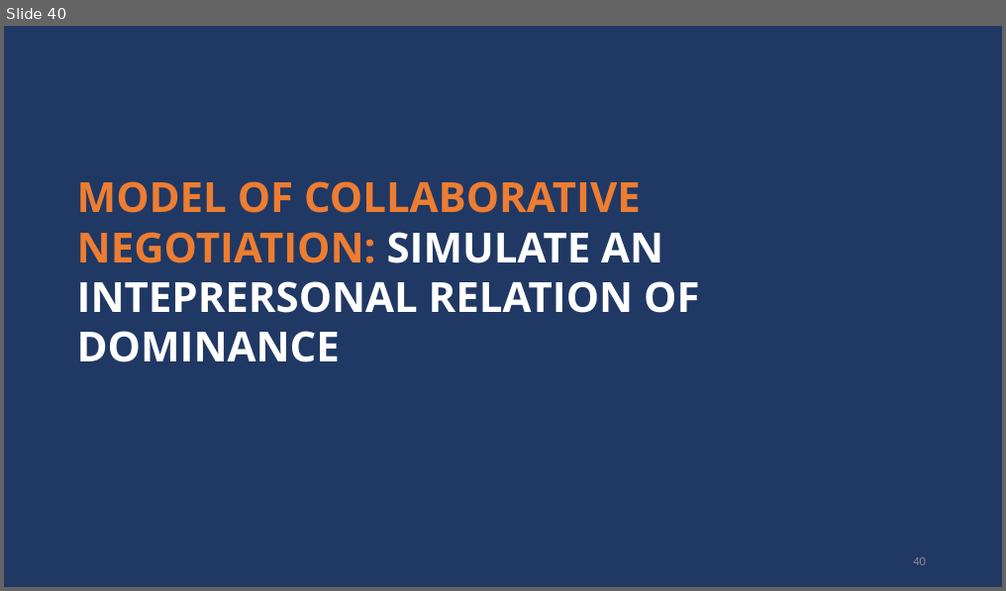
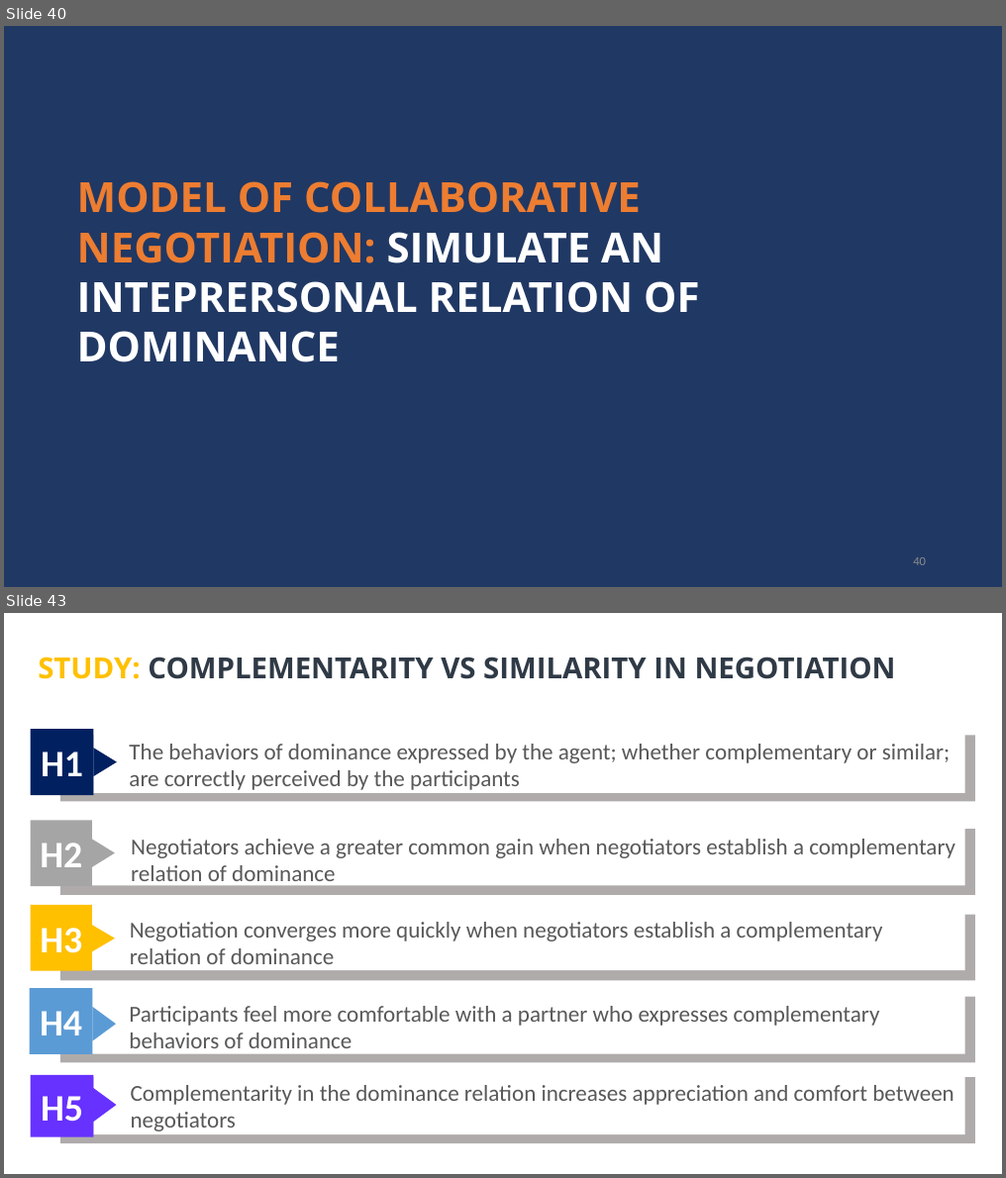
Before and after one commit to Olydia/Discolog, a slide deck: thesis_v2/presentation/thses.pptx. Shown one above the other, each under a label of ours: slide 40 before the commit, slides 40 and 43 after it; the slides between them are not shown. The pictures are 1006x591 and 1006x1178 pixels, drawn with LibreOffice and Linux fonts; fonts in the diff are those of the drawing. Boxes give left, top, right and bottom in pixels: in the first picture for what was removed or moved away, otherwise in the second. Text is boxed around its words. In the diff, an @@ line names an element or a change of style, - is before the commit and + after.

```diff
--- a/thesis_v2/presentation/thses.pptx
+++ b/thesis_v2/presentation/thses.pptx
@@ slide 43 added at <box>4,613,1002,1174</box>, background #FFFFFF @@
@@ title added at <box>38,657,896,679</box>, 28 pt, text #2F3A46, bold @@
+STUDY: COMPLEMENTARITY VS SIMILARITY IN NEGOTIATION
@@ rectangle added at <box>30,729,93,795</box>, fill #002060, 36 pt, text #FFFFFF, bold @@
+H1
@@ rectangle added at <box>94,727,965,792</box>, fill #FFFFFF @@
@@ rectangle added at <box>60,735,975,801</box>, fill #AFABAB @@
@@ triangle added at <box>93,748,117,776</box>, fill #002060 @@
@@ text added at <box>129,744,950,790</box>, 22 pt, text #595959 @@
+  The behaviors of dominance expressed by the agent; whether complementary or similar; are correctly perceived by the participants
@@ rectangle added at <box>30,820,91,886</box>, fill #A5A5A5, 36 pt, text #FFFFFF, bold @@
+H2
@@ rectangle added at <box>91,820,965,885</box>, fill #FFFFFF @@
@@ rectangle added at <box>60,830,975,895</box>, fill #AFABAB @@
@@ triangle added at <box>91,839,115,867</box>, fill #A5A5A5 @@
@@ text added at <box>131,839,955,888</box>, 22 pt, text #595959 @@
+  Negotiators achieve a greater common gain when negotiators establish a complementary relation of dominance
@@ rectangle added at <box>30,905,91,970</box>, fill #FFC000, 36 pt, text #FFFFFF, bold @@
+H3
@@ rectangle added at <box>92,905,965,970</box>, fill #FFFFFF @@
@@ rectangle added at <box>60,915,975,980</box>, fill #AFABAB @@
@@ triangle added at <box>91,925,115,953</box>, fill #FFC000 @@
@@ text added at <box>130,922,883,971</box>, 22 pt, text #595959 @@
+  Negotiation converges more quickly when negotiators establish a complementary relation of dominance
@@ rectangle added at <box>30,988,92,1055</box>, fill #5B9BD5, 36 pt, text #FFFFFF, bold @@
+H4
@@ rectangle added at <box>60,997,975,1062</box>, fill #AFABAB @@
@@ rectangle added at <box>91,988,965,1054</box>, fill #FFFFFF @@
@@ triangle added at <box>93,1007,116,1042</box>, fill #5B9BD5 @@
@@ text added at <box>129,1006,880,1056</box>, 22 pt, text #595959 @@
+  Participants feel more comfortable with a partner who expresses complementary behaviors of dominance
@@ rectangle added at <box>30,1075,93,1138</box>, fill #6731FF, 36 pt, text #FFFFFF, bold @@
+H5
@@ rectangle added at <box>60,1078,975,1144</box>, fill #AFABAB @@
@@ rectangle added at <box>94,1069,965,1135</box>, fill #FFFFFF @@
@@ text added at <box>131,1085,954,1132</box>, 22 pt, text #595959 @@
+  Complementarity in the dominance relation increases appreciation and comfort between negotiators
@@ triangle added at <box>93,1088,117,1123</box>, fill #6731FF @@
```
Also in this commit, not shown: 1 slide changed, 3 other slides added, 2 slides removed.
